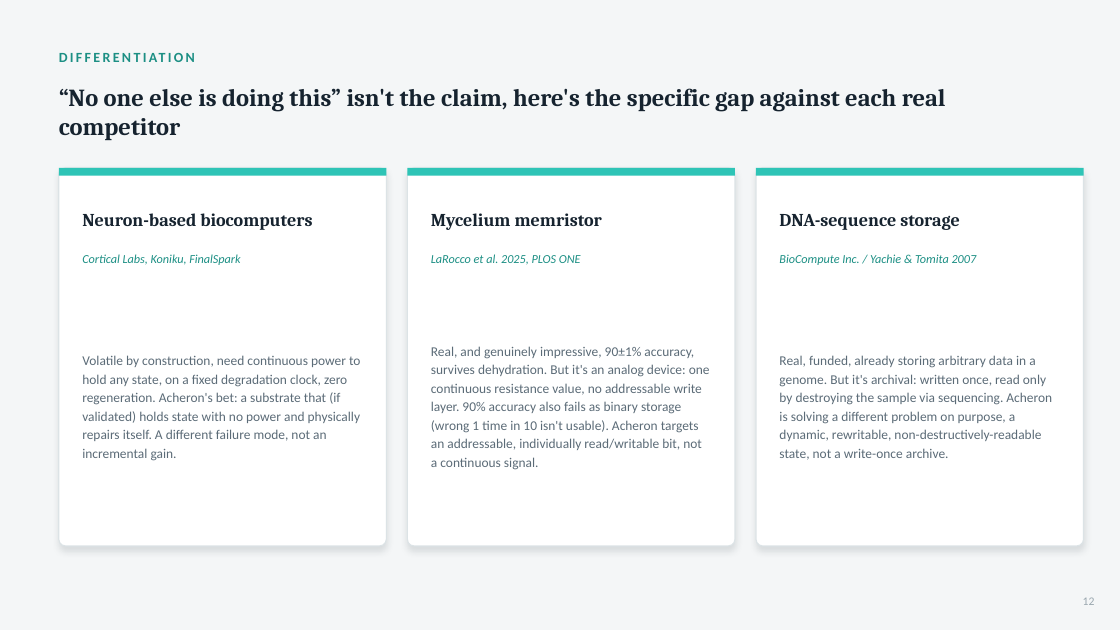
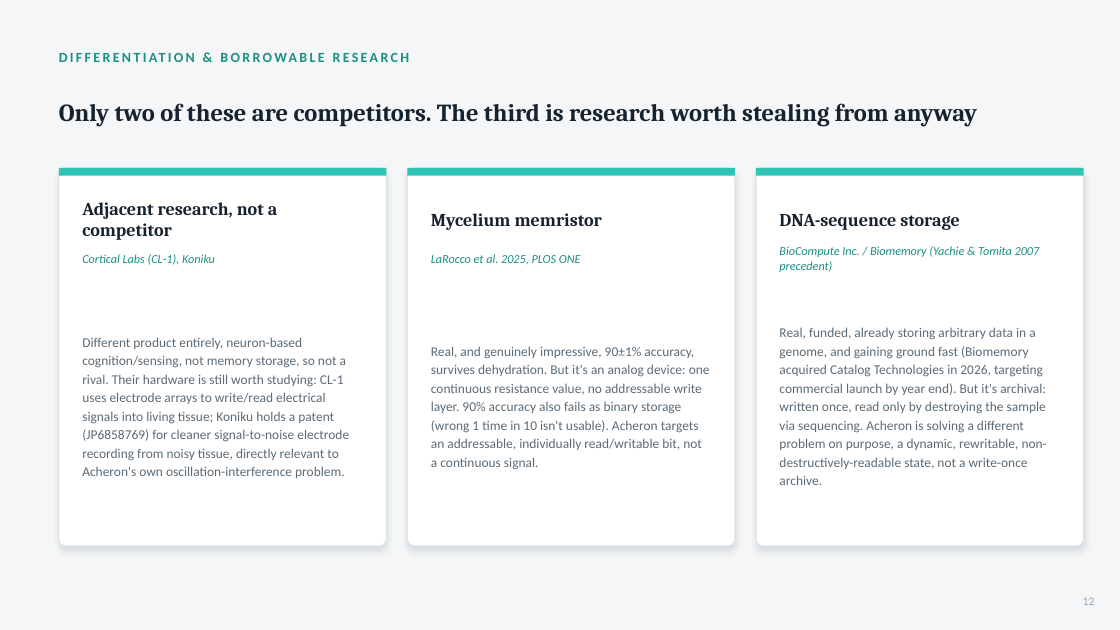
Before and after one commit to rewired89/Acheron, a slide deck: slide 12 of docs/pitch/Acheron_Pitch_Deck.pptx. Drawn at 1120x630 pixels with LibreOffice and Linux fonts; fonts in the diff are those of the drawing. Boxes give left, top, right and bottom in pixels: in the first picture for what was removed or moved away, otherwise in the second. Text is boxed around its words. In the diff, an @@ line names an element or a change of style, - is before the commit and + after.

```diff
--- a/docs/pitch/Acheron_Pitch_Deck.pptx
+++ b/docs/pitch/Acheron_Pitch_Deck.pptx
@@ text at <box>59,42,563,71</box>: text changed @@
-DIFFERENTIATION
+DIFFERENTIATION & BORROWABLE RESEARCH
@@ text at <box>59,103,977,126</box>: text changed @@
-“No one else is doing this” isn't the claim, here's the specific gap against each real competitor
+Only two of these are competitors. The third is research worth stealing from anyway
@@ text at <box>82,202,277,240</box>: text changed @@
-Neuron-based biocomputers
+Adjacent research, not a competitor
@@ text at <box>82,254,215,265</box>: text changed @@
-Cortical Labs, Koniku, FinalSpark
+Cortical Labs (CL-1), Koniku
@@ text at <box>779,246,1040,272</box>: text changed @@
-BioCompute Inc. / Yachie & Tomita 2007
+BioCompute Inc. / Biomemory (Yachie & Tomita 2007 precedent)
@@ text at <box>779,327,1047,485</box>: text changed @@
-Real, funded, already storing arbitrary data in a genome. But it's archival: written once, read only by destroying the sample via sequencing. Acheron is solving a different problem on purpose, a dynamic, rewritable, non-destructively-readable state, not a write-once archive.
+Real, funded, already storing arbitrary data in a genome, and gaining ground fast (Biomemory acquired Catalog Technologies in 2026, targeting commercial launch by year end). But it's archival: written once, read only by destroying the sample via sequencing. Acheron is solving a different problem on purpose, a dynamic, rewritable, non-destructively-readable state, not a write-once archive.
@@ text at <box>82,337,349,478</box>: text changed @@
-Volatile by construction, need continuous power to hold any state, on a fixed degradation clock, zero regeneration. Acheron's bet: a substrate that (if validated) holds state with no power and physically repairs itself. A different failure mode, not an incremental gain.
+Different product entirely, neuron-based cognition/sensing, not memory storage, so not a rival. Their hardware is still worth studying: CL-1 uses electrode arrays to write/read electrical signals into living tissue; Koniku holds a patent (JP6858769) for cleaner signal-to-noise electrode recording from noisy tissue, directly relevant to Acheron's own oscillation-interference problem.
```
Also in this commit, not shown: 1 other slide changed, 2 other files.
